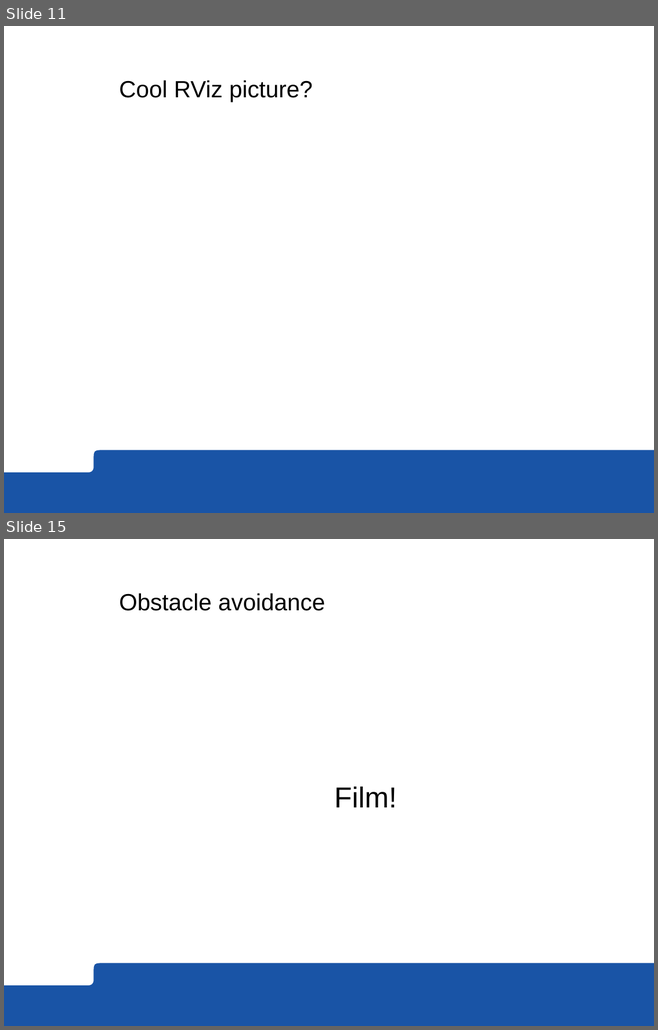
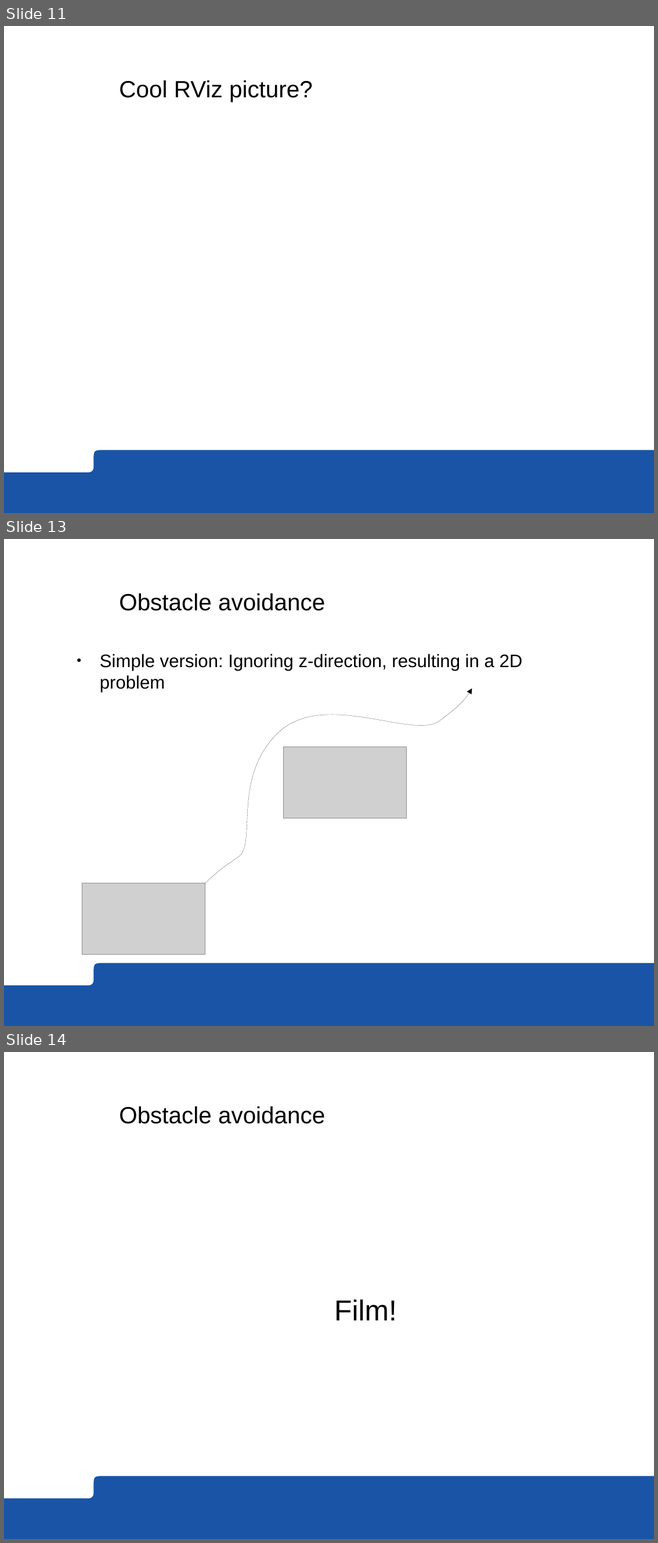
Before and after one commit to roussePaul/kampala, a slide deck: presentation/presentation.odp. Shown one above the other, each under a label of ours: slides 11 and 15 before the commit, slides 11, 13 and 14 after it; the slides between them are not shown. The pictures are 658x1030 and 658x1543 pixels, drawn with LibreOffice and Linux fonts; fonts in the diff are those of the drawing; grey boxes stand for pictures; background and template pictures are left out. Boxes give left, top, right and bottom in pixels: in the first picture for what was removed or moved away, otherwise in the second. Text is boxed around its words. In the diff, an @@ line names an element or a change of style, - is before the commit and + after.

```diff
--- a/presentation/presentation.odp
+++ b/presentation/presentation.odp
@@ slide 13 added at [4,539,654,1026], background #FFFFFF; not listed: 1 template element that a slide beside it also shows @@
@@ title added at [119,593,325,611], 26 pt, text #000000 @@
+Obstacle avoidance
@@ text added at [100,654,523,692], 20 pt, text #000000 @@
+● Simple version: Ignoring z-direction, resulting in a 2D problem
@@ freeform shape added at [205,689,471,884], outline #000000 0 pt @@
@@ picture added at [284,747,406,819] @@
@@ picture added at [82,884,205,955] @@
@@ what was slide 15 is now slide 14 @@
```
Also in this commit, not shown: 8 slides changed, 1 slide removed, 1 other file.
